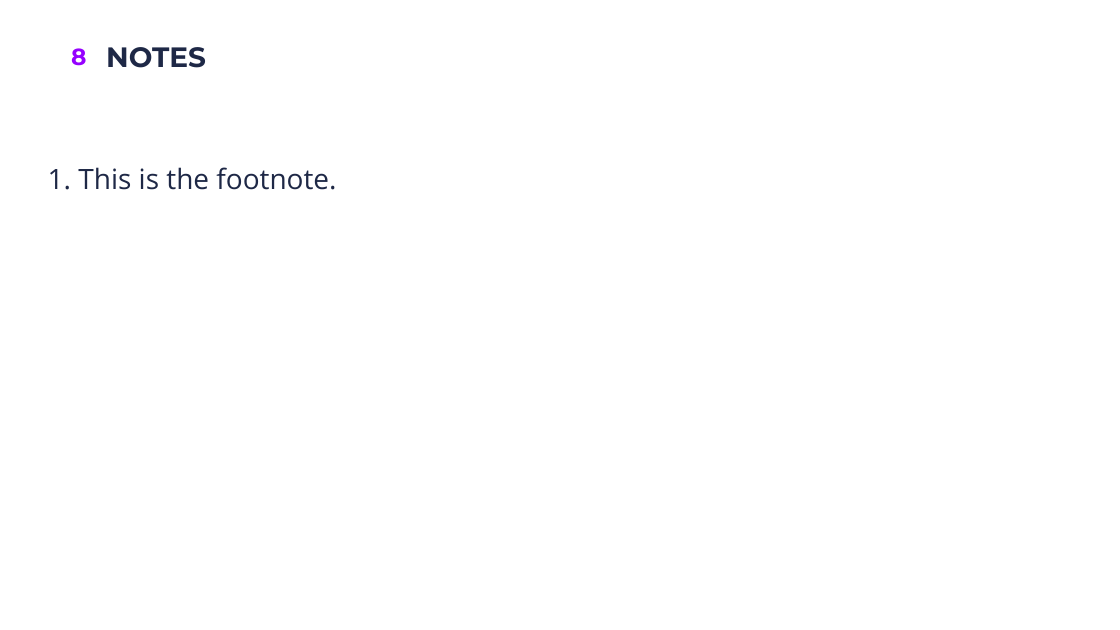
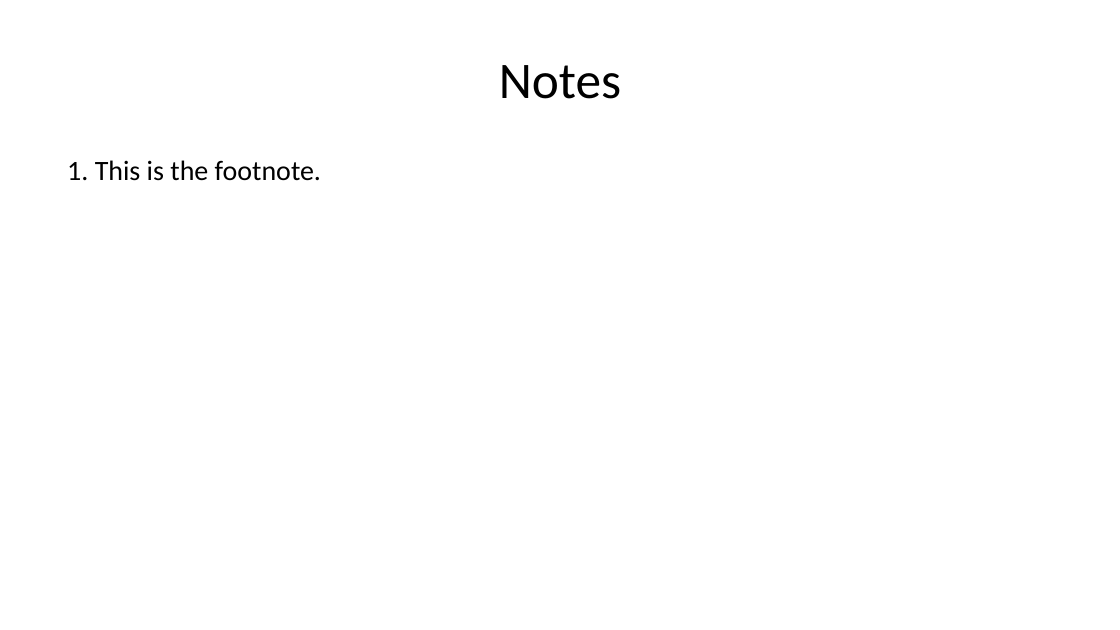
Before and after one commit to oehrlis/docker-pandoc, a slide deck: slide 6 of sample/sample.pptx (slide 8 before the commit). Drawn at 1120x630 pixels with LibreOffice and Linux fonts; fonts in the diff are those of the drawing; background and template pictures are left out. Boxes give left, top, right and bottom in pixels: in the first picture for what was removed or moved away, otherwise in the second. Text is boxed around its words. In the diff, an @@ line names an element or a change of style, - is before the commit and + after.

```diff
--- a/sample/sample.pptx
+++ b/sample/sample.pptx
@@ page number removed at (71,48,86,66) @@
-8
@@ title at (499,65,621,99): text changed; size 18 to 33 pt; font Montserrat to Calibri; text colour #1E2846 to #000000; bold off @@
-NOTES
+Notes
@@ text "1. This is the footnote.": place and size @@
-text "1. This is the footnote." at (48,167,336,190)
+text "1. This is the footnote." at (67,160,321,181)
@@ text "1. This is the footnote." at (67,160,321,181): font Open Sans to Calibri, text colour #1E2846 to #000000; line spacing 0.9 to 1 @@
```
Also in this commit, not shown: 5 other slides changed, 2 slides removed, 3 other files.
